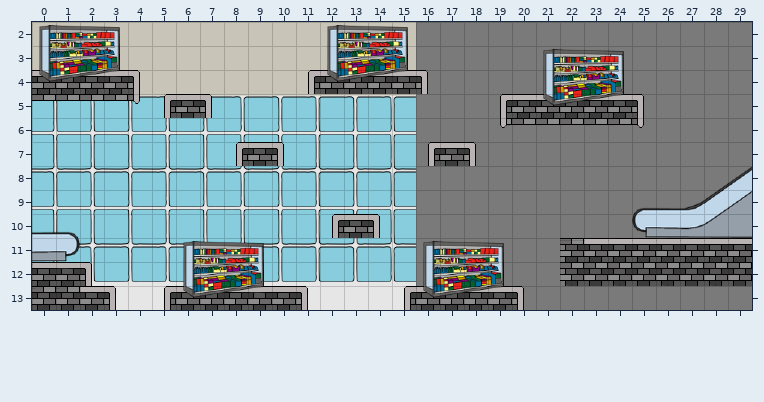
Tiled map (JSON): data/map/smarkt_area03.json. Above, as it was before the edit.
Cells are 32x32 px. Shown: x 0..29, y 2..13.
Once edited:
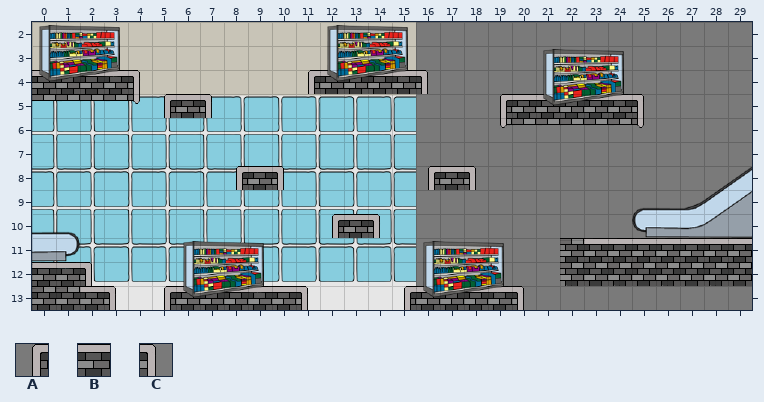
Key: from "Tileset-Supermarkt": A 1, B 2, C 4.
_ is an empty cell.
The exact change:
Layer "Vordergrund":
Tile A now appears in row 8 at x 8 and 16.
Tile B now appears in row 8 at x 9 and 17.
Tile C now appears in row 8 at x 10 and 18.
The edit erases tile A in row 7 at x 8 and 16.
The edit erases tile B in row 7 at x 9 and 17.
The edit erases tile C in row 7 at x 10 and 18.
